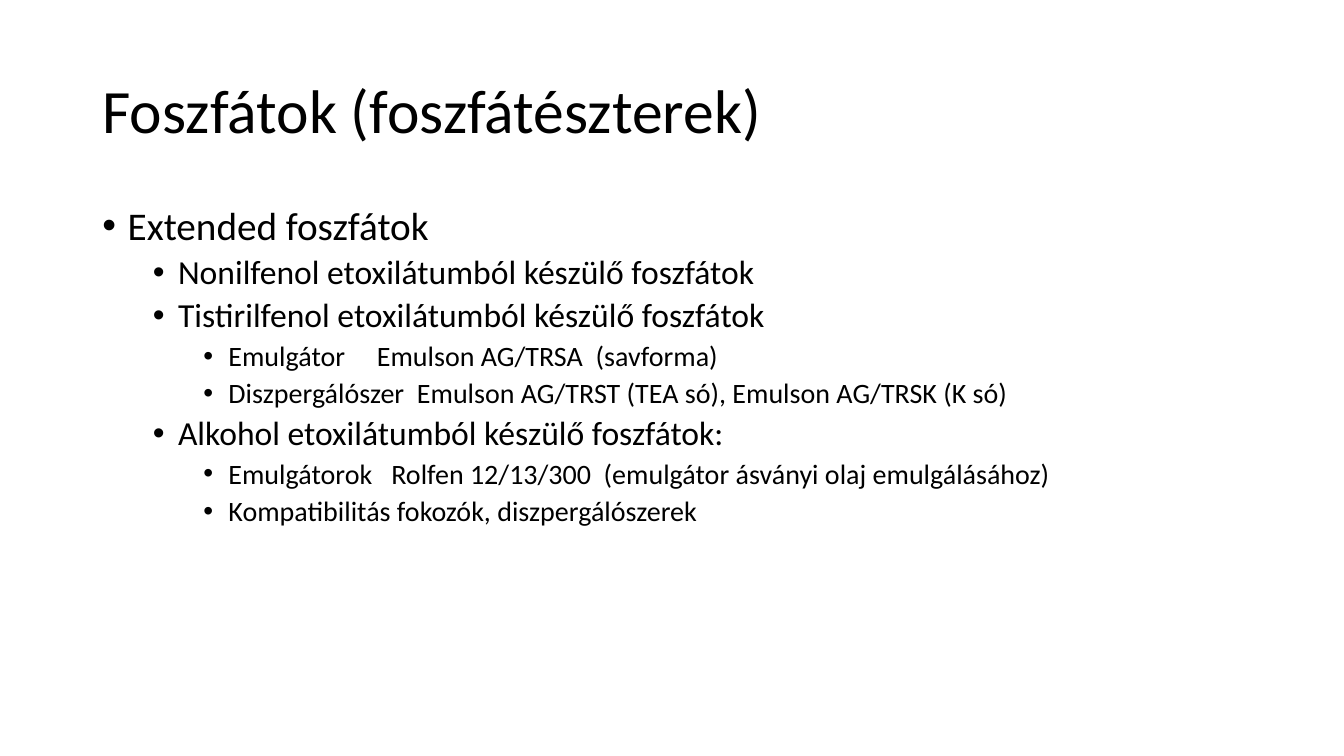
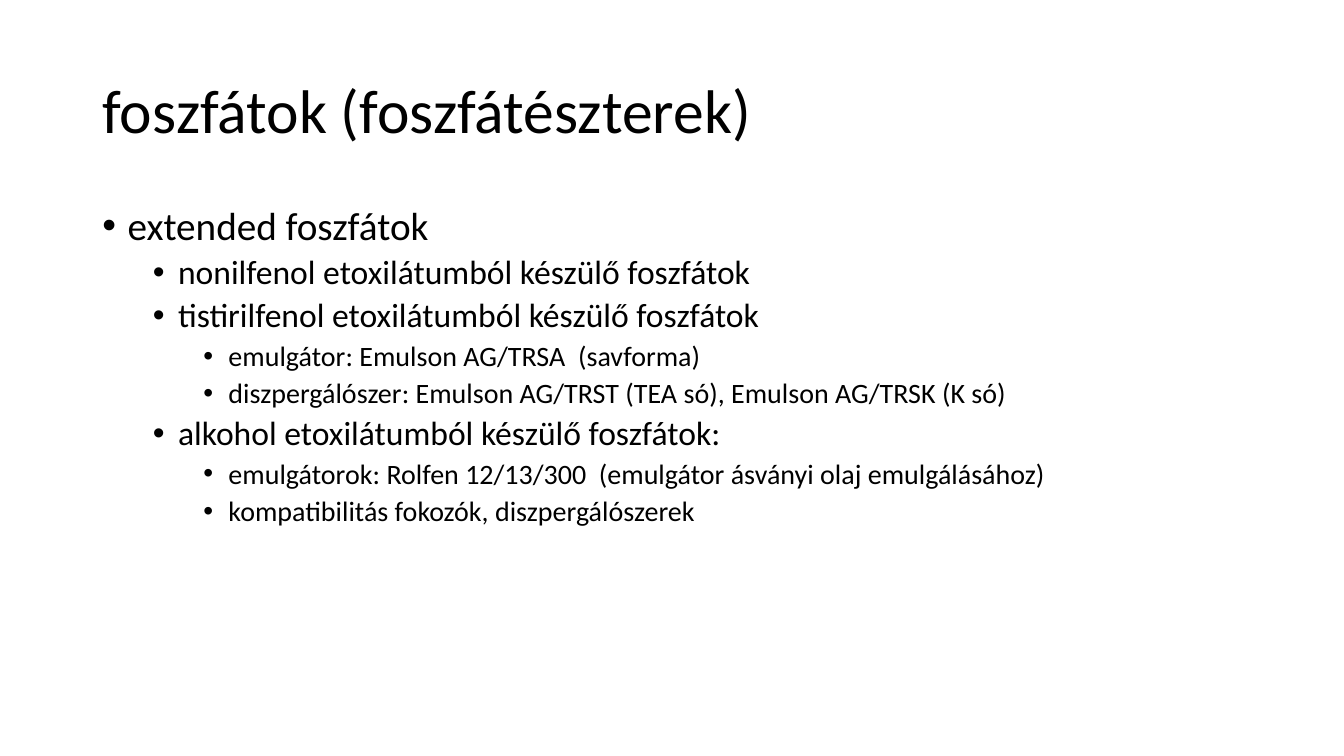
Before and after one commit to LilianaBohus/chemistry-presenations, a slide deck: slide 46 of formulations-and-surfactants.pptx. Drawn at 1344x756 pixels with LibreOffice and Linux fonts; fonts in the diff are those of the drawing. Boxes give left, top, right and bottom in pixels: in the first picture for what was removed or moved away, otherwise in the second. Text is boxed around its words. In the diff, an @@ line names an element or a change of style, - is before the commit and + after.

```diff
--- a/formulations-and-surfactants.pptx
+++ b/formulations-and-surfactants.pptx
@@ title at <box>102,88,751,142</box>: text changed @@
-Foszfátok (foszfátészterek)
+foszfátok (foszfátészterek)
@@ text at <box>128,212,1045,526</box>: text changed @@
-• Extended foszfátok
-  • Nonilfenol etoxilátumból készülő foszfátok
-  • Tistirilfenol etoxilátumból készülő foszfátok
-    • Emulgátor Emulson AG/TRSA (savforma)
-    • Diszpergálószer Emulson AG/TRST (TEA só), Emulson AG/TRSK (K só)
-  • Alkohol etoxilátumból készülő foszfátok:
-    • Emulgátorok Rolfen 12/13/300 (emulgátor ásványi olaj emulgálásához)
-    • Kompatibilitás fokozók, diszpergálószerek
+• extended foszfátok
+  • nonilfenol etoxilátumból készülő foszfátok
+  • tistirilfenol etoxilátumból készülő foszfátok
+    • emulgátor: Emulson AG/TRSA (savforma)
+    • diszpergálószer: Emulson AG/TRST (TEA só), Emulson AG/TRSK (K só)
+  • alkohol etoxilátumból készülő foszfátok:
+    • emulgátorok: Rolfen 12/13/300 (emulgátor ásványi olaj emulgálásához)
+    • kompatibilitás fokozók, diszpergálószerek
```
Also in this commit, not shown: 17 other slides changed.
